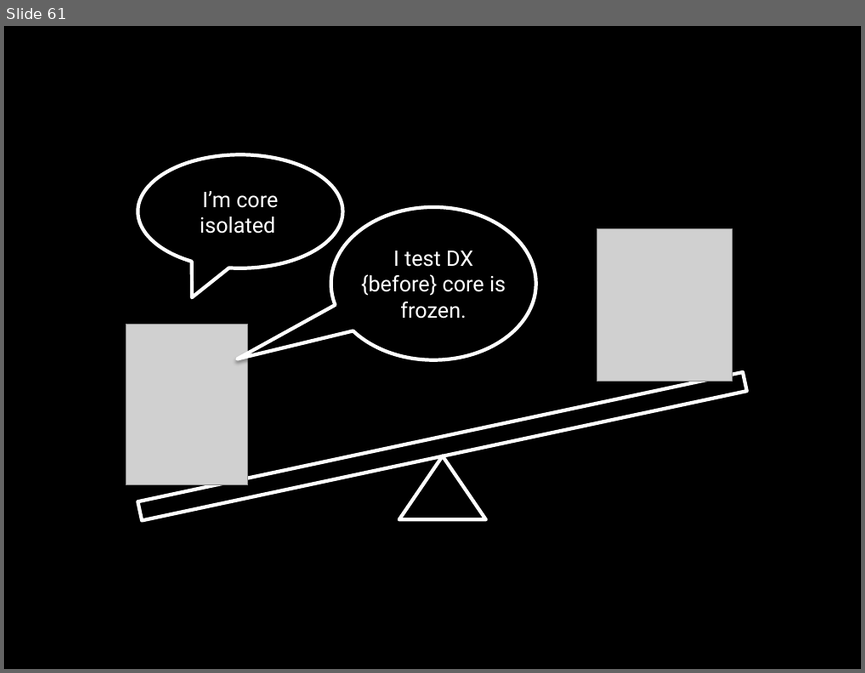
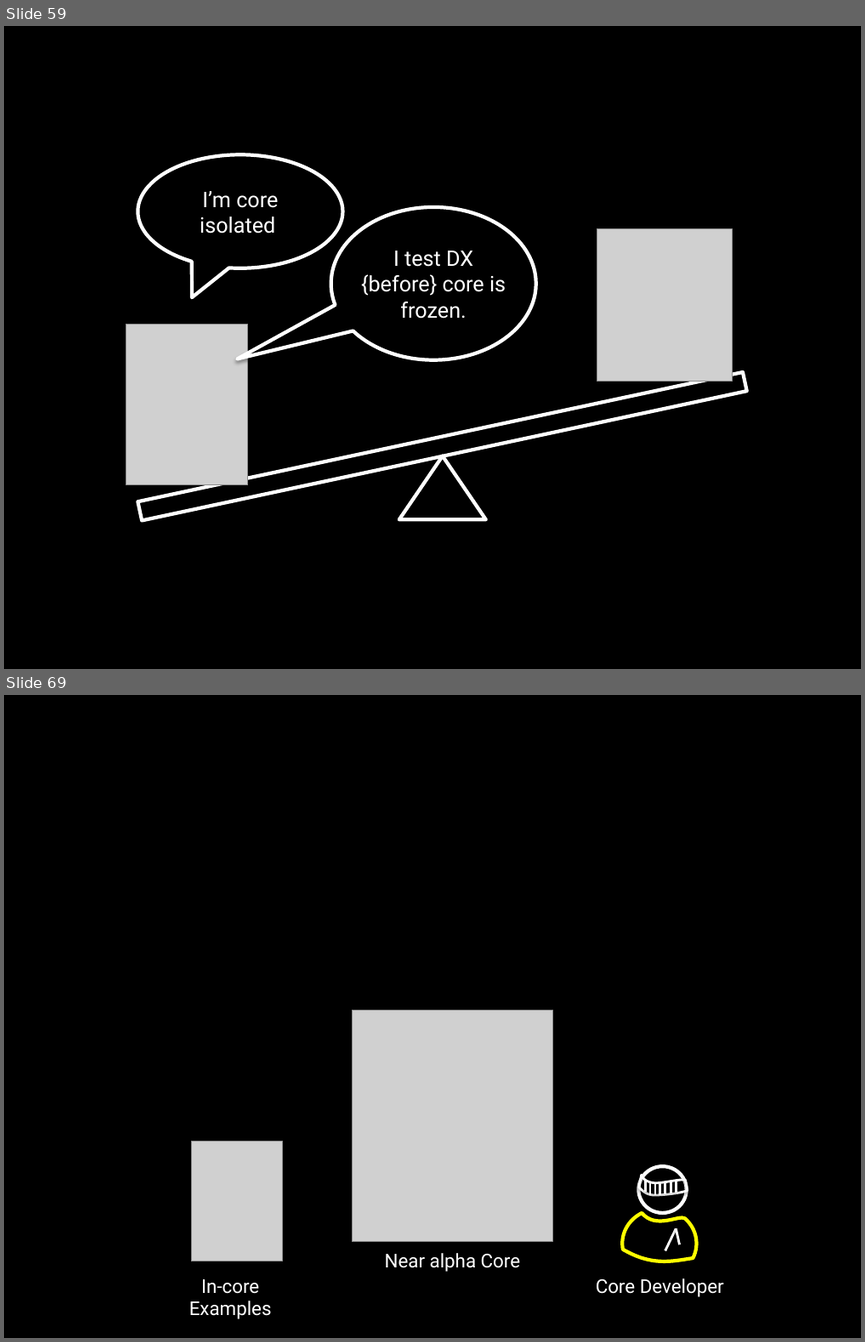
Before and after one commit to socketwench/exampleModuleAintCore, a slide deck: src/exampleModuleAintCore.pptx. Shown one above the other, each under a label of ours: slide 61 before the commit, slides 59 and 69 after it; the slides between them are not shown. The pictures are 865x673 and 865x1342 pixels, drawn with LibreOffice and Linux fonts; fonts in the diff are those of the drawing; grey boxes stand for pictures. Boxes give left, top, right and bottom in pixels: in the first picture for what was removed or moved away, otherwise in the second. Text is boxed around its words. In the diff, an @@ line names an element or a change of style, - is before the commit and + after.

```diff
--- a/src/exampleModuleAintCore.pptx
+++ b/src/exampleModuleAintCore.pptx
@@ slide 69 added at [4,695,861,1338], background #000000 @@
@@ picture added at [352,1010,552,1242] @@
@@ picture added at [191,1140,282,1261] @@
@@ group added at [623,1166,697,1261]: 9 lines, 2 freeform shapes, 1 ellipse @@
@@ text added at [385,1253,520,1271], 16 pt, text #FFFFFF @@
+Near alpha Core
@@ text added at [189,1279,272,1319], 16 pt, text #FFFFFF @@
+In-core Examples
@@ text added at [596,1278,724,1297], 16 pt, text #FFFFFF @@
+Core Developer
@@ what was slide 61 is now slide 59 @@
```
Also in this commit, not shown: 27 other slides added, 2 slides removed, 39 other files.
